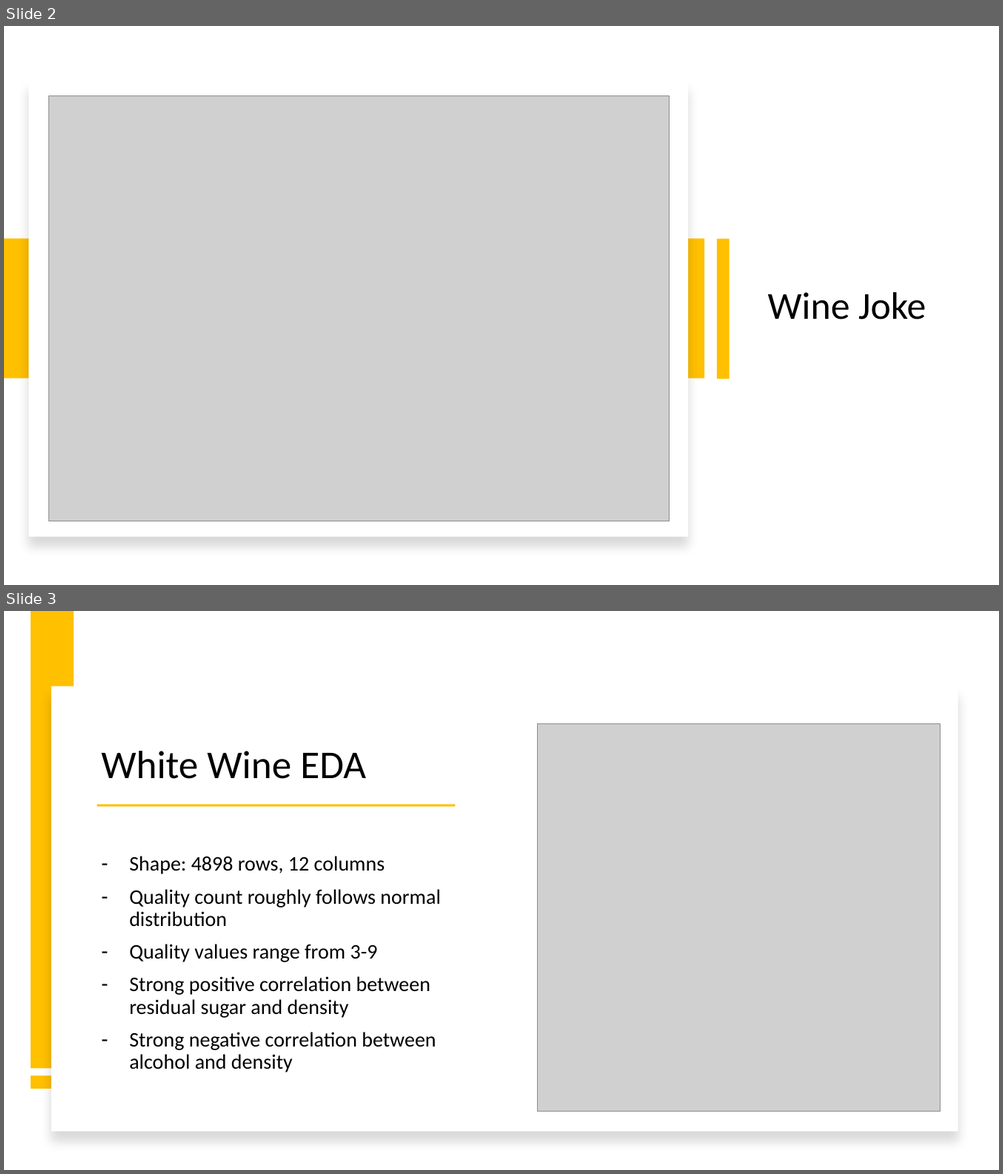
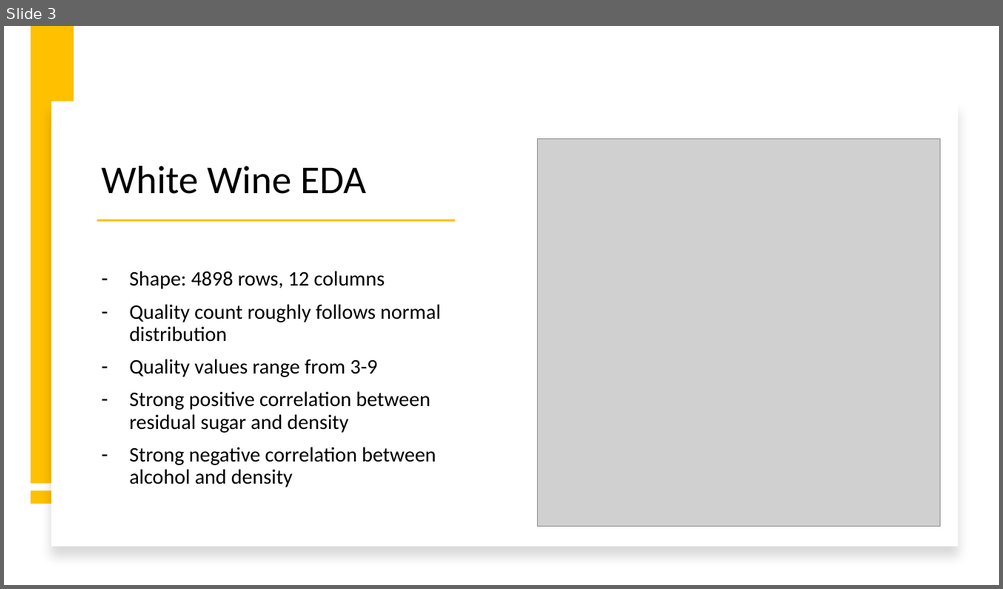
Before and after one commit to Mystaex/CSE4334-Project-Wine, a slide deck: wine_presentation.pptx. Shown one above the other, each under a label of ours: slides 2 and 3 before the commit, slide 3 after it. The pictures are 1003x1174 and 1003x589 pixels, drawn with LibreOffice and Linux fonts; fonts in the diff are those of the drawing; grey boxes stand for pictures. Boxes give left, top, right and bottom in pixels: in the first picture for what was removed or moved away, otherwise in the second. Text is boxed around its words. In the diff, an @@ line names an element or a change of style, - is before the commit and + after.

```diff
--- a/wine_presentation.pptx
+++ b/wine_presentation.pptx
@@ slide 2 removed at <box>4,26,999,585</box>, background #FFFFFF @@
@@ rectangle removed at <box>28,81,688,537</box> @@
@@ picture removed at <box>48,96,669,521</box> @@
@@ rectangle removed at <box>5,239,705,379</box> @@
@@ rectangle removed at <box>716,239,729,379</box> @@
@@ title removed at <box>768,292,925,320</box> @@
-Wine Joke
```
Also in this commit, not shown: 1 slide changed, 2 slides added.
